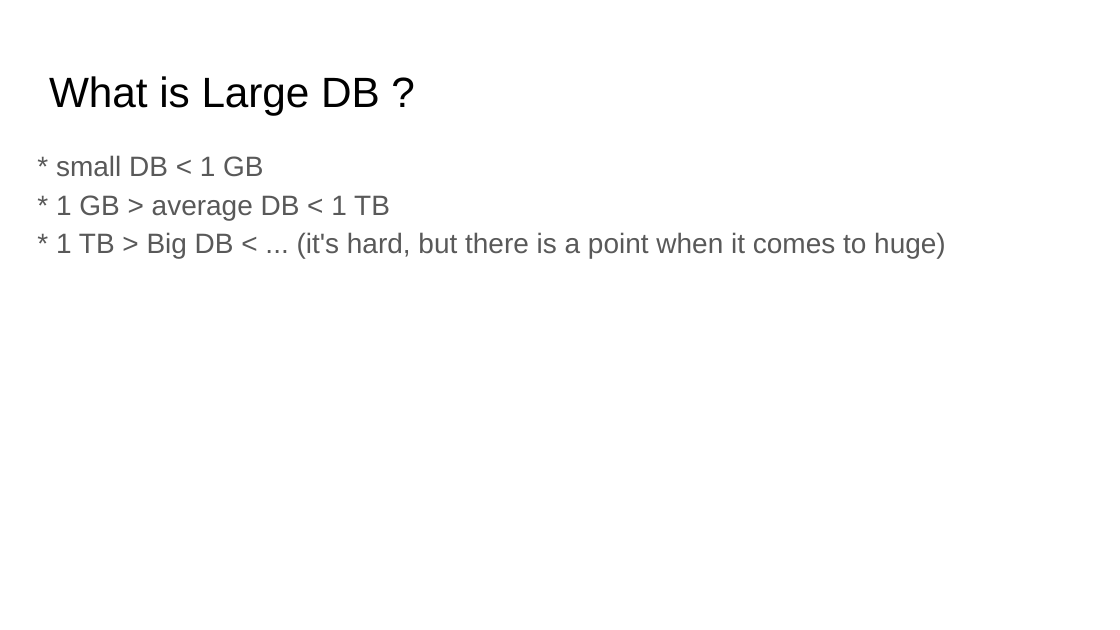
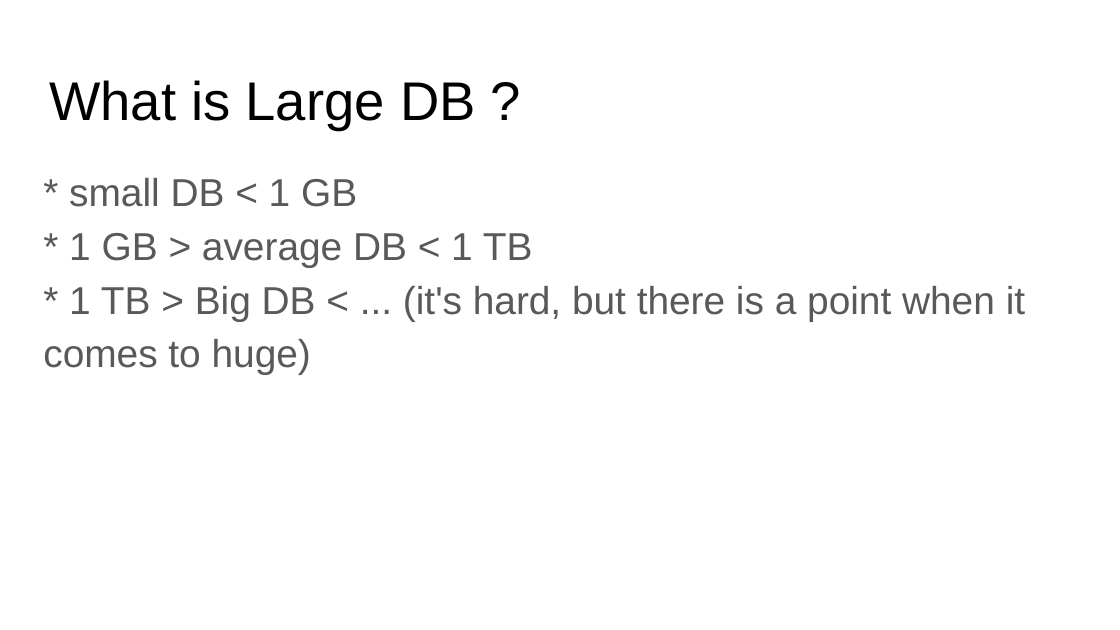
Before and after one commit to Neznajki/devclub-high-load-db, a slide deck: slide 20 of High Load System DB.pptx (slide 19 before the commit). Drawn at 1120x630 pixels with LibreOffice and Linux fonts; fonts in the diff are those of the drawing. Boxes give left, top, right and bottom in pixels: in the first picture for what was removed or moved away, otherwise in the second. Text is boxed around its words. In the diff, an @@ line names an element or a change of style, - is before the commit and + after.

```diff
--- a/High Load System DB.pptx
+++ b/High Load System DB.pptx
@@ text "What is Large DB ?" at [49, 80, 476, 130]: size 27.2 to 35 pt @@
@@ text "* small DB < 1 ...": place and size @@
-text "* small DB < 1 ..." at [56, 155, 946, 258]
+text "* small DB < 1 ..." at [43, 178, 1025, 375]
@@ text "* small DB < 1 ..." at [43, 178, 1025, 375]: size 18 to 25 pt @@
```
Also in this commit, not shown: 22 other slides changed, 1 slide added.
